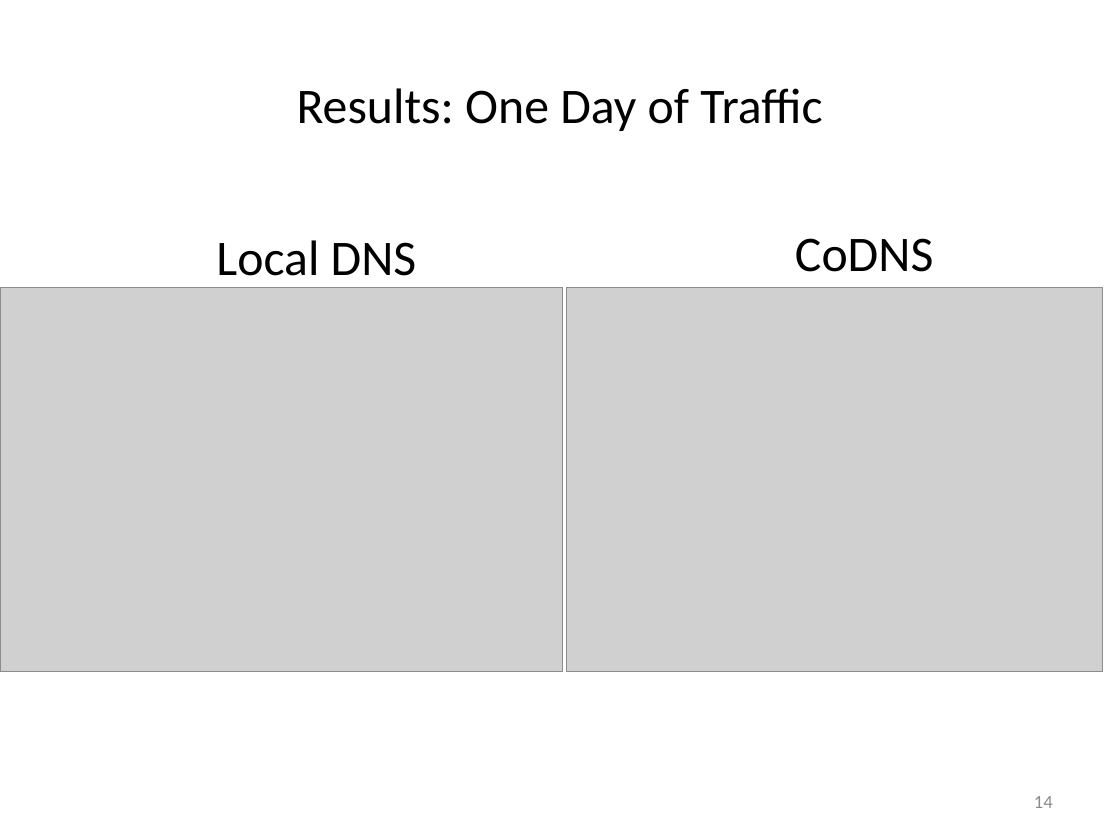
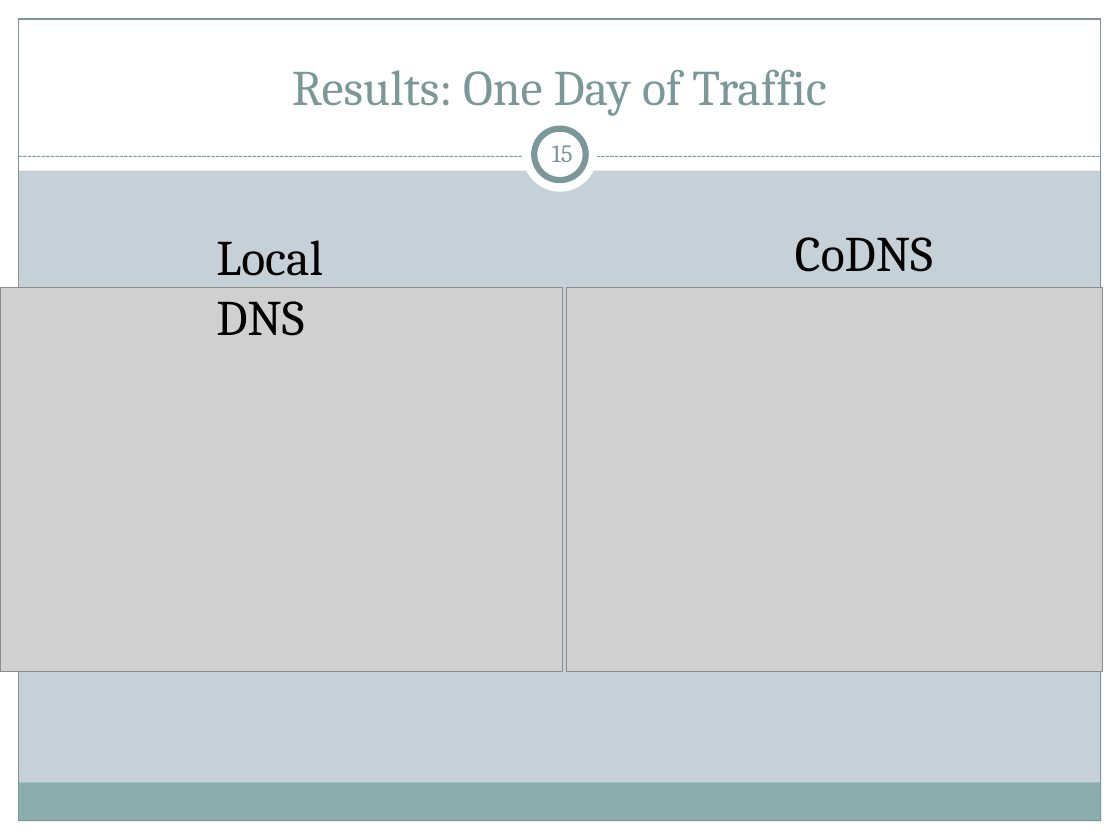
Before and after one commit to cs525-koala/documents, a slide deck: slide 15 of p2p/P2P Apps.pptx (slide 14 before the commit). Drawn at 1120x840 pixels with LibreOffice and Linux fonts; fonts in the diff are those of the drawing; grey boxes stand for pictures. Boxes give left, top, right and bottom in pixels: in the first picture for what was removed or moved away, otherwise in the second. Text is boxed around its words. In the diff, an @@ line names an element or a change of style, - is before the commit and + after.

Commit message:
presentation: changed theme, going through codns slides first

```diff
--- a/p2p/P2P Apps.pptx
+++ b/p2p/P2P Apps.pptx
@@ background #FFFFFF to #C5D1D7 @@
@@ rectangle added at (0,0,1120,170), fill #FFFFFF @@
@@ rectangle added at (0,0,19,840), fill #FFFFFF @@
@@ rectangle added at (19,19,1101,821), outline #7C999A 0.75 pt @@
@@ title "Results: One Day of Traffic": place and size @@
-title "Results: One Day of Traffic" at (297,88,822,131)
+title "Results: One Day of Traffic" at (292,70,826,116)
@@ title "Results: One Day of Traffic" at (292,70,826,116): font Calibri to Cambria, text colour #000000 to #7C999A; vertical alignment middle to bottom @@
@@ rectangle added at (1101,0,1120,840), fill #FFFFFF @@
@@ ellipse added at (523,118,598,193), fill #FFFFFF @@
@@ ellipse added at (534,129,586,180), fill #FFFFFF, outline #7C999A 4 pt @@
@@ page number added at (552,145,573,162), 16 pt, text #7C999A @@
+15
@@ line added from (19, 157) to (1101, 157), #7C999A 0.75 pt dashed @@
@@ text "Local DNS" at (216,240,323,336): font Calibri to Cambria @@
@@ text "CoDNS" at (795,237,933,272): font Calibri to Cambria @@
@@ rectangle added at (18,783,1100,821), fill #8CADAE @@
@@ page number removed at (1034,796,1053,808) @@
-14
@@ rectangle added at (0,821,1120,840), fill #FFFFFF @@
```
Also in this commit, not shown: 17 other slides changed, 1 slide added.
